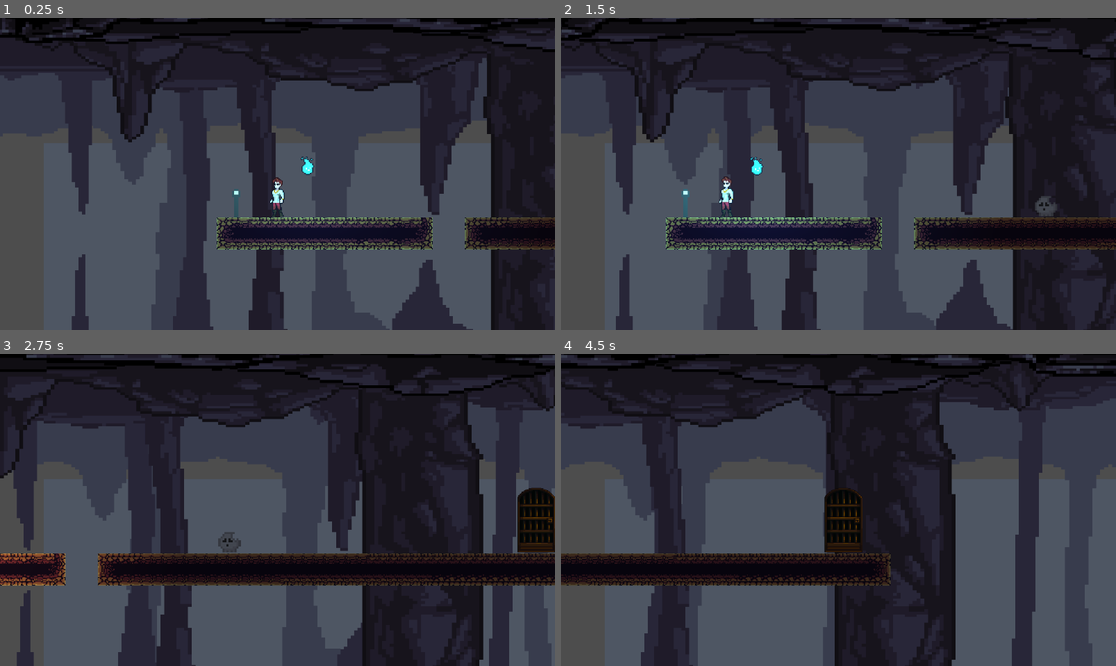
Above: before the commit, frames 1-4 (two rows, left to right).
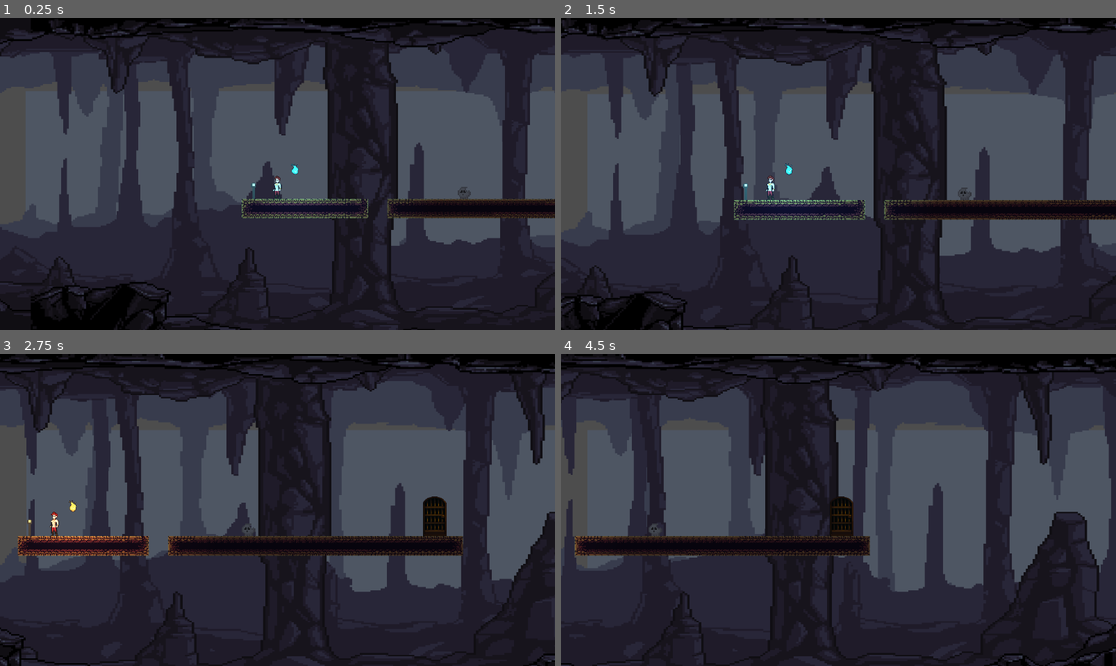
Above: after the commit, the same moments.

Repository: marioccomp/light-devil
Game: Godot game, scene res://scenes/levels/level_01.tscn
The game is run twice, just before and just after one commit, with the same random seed, the same clock (stepped at 60 frames per second) and the same inputs.
Inputs:
- Up to frame 1 (0.25 s): no input
- Up to frame 2 (1.5 s): hold Right (move_right) from 0.53 s (still down); tap Space (jump) at 0.77 s
- Up to frame 3 (2.75 s): tap Space (jump) at 1.52 s; release Right (move_right) at 2.03 s; hold A (move_left) from 2.03 s (still down)
- Up to frame 4 (4.5 s): release A (move_left) at 2.78 s; hold Right (move_right) 2.78-4.28 s; tap Space (jump) at 3.02, 3.77 s; hold A (move_left) from 4.28 s (still down)

The runs differ from the first frame. In frame 1, 58% of the frame differs, in the area x 0-100%, y 0-100%; in frame 2, 59%; in frame 3, 62%; in frame 4, 62%.

Commit message:
slide de camera

Diff:
--- a/scenes/levels/level_03.tscn
+++ b/scenes/levels/level_03.tscn
@@ -32,8 +32,6 @@
 [ext_resource type="Script" uid="uid://bcjydbt83jfxd" path="res://scripts/light_crystal.gd" id="31_v0by6"]
 [ext_resource type="Texture2D" uid="uid://dkyv7m5ws1k01" path="res://assets/interactables/crystals/crystal_5_64x64_12f_20d.png" id="32_uqjib"]
 [ext_resource type="Script" uid="uid://cye2vrwkd2guh" path="res://scripts/animated_loop_sprite.gd" id="33_lqtvr"]
-[ext_resource type="Script" uid="uid://6o5v8mtctm0u" path="res://scripts/shadow_gate.gd" id="34_jy88k"]
-[ext_resource type="Texture2D" uid="uid://cp1a2ow8ey0sb" path="res://assets/interactables/shrines/crystal_dark_64x64_12f_20d.png" id="35_mt38o"]
 [ext_resource type="Script" uid="uid://dvuwv5fwp42xo" path="res://scripts/false_floor.gd" id="36_om8jl"]
 [ext_resource type="PackedScene" uid="uid://wlfie5vbnm8i" path="res://scenes/player/player.tscn" id="37_u7cis"]
 [ext_resource type="Script" uid="uid://b2o7h1t7cf3u2" path="res://scripts/pet_light_bar.gd" id="38_1np1t"]
@@ -166,9 +164,6 @@
 [sub_resource type="RectangleShape2D" id="RectangleShape2D_50wog"]
 size = Vector2(585.6027, 41)
 
-[sub_resource type="RectangleShape2D" id="RectangleShape2D_v3kn6"]
-size = Vector2(730.5882, 48)
-
 [sub_resource type="RectangleShape2D" id="RectangleShape2D_1ey3t"]
 size = Vector2(2000, 100)
 
@@ -427,9 +422,6 @@
 [sub_resource type="RectangleShape2D" id="RectangleShape2D_bkk2g"]
 size = Vector2(90, 120)
 
-[sub_resource type="RectangleShape2D" id="RectangleShape2D_a2yw4"]
-size = Vector2(110, 120)
-
 [sub_resource type="RectangleShape2D" id="RectangleShape2D_sii0r"]
 size = Vector2(38, 33.17169)
 
@@ -1003,9 +995,6 @@
 [sub_resource type="RectangleShape2D" id="RectangleShape2D_0xw4o"]
 size = Vector2(4000, 160)
 
-[sub_resource type="RectangleShape2D" id="RectangleShape2D_7c247"]
-size = Vector2(850, 170)
-
 [sub_resource type="RectangleShape2D" id="RectangleShape2D_1ln2f"]
 size = Vector2(704, 170)
 
@@ -1098,104 +1087,6 @@
 }, {
 "duration": 1.0,
 "texture": SubResource("AtlasTexture_t5bkj")
-}],
-"loop": true,
-"name": &"idle",
-"speed": 12.0
-}]
-
-[sub_resource type="RectangleShape2D" id="RectangleShape2D_4cmdm"]
-size = Vector2(46, 170)
-
-[sub_resource type="RectangleShape2D" id="RectangleShape2D_0p648"]
-size = Vector2(190, 170)
-
-[sub_resource type="AtlasTexture" id="AtlasTexture_cdomo"]
-atlas = ExtResource("35_mt38o")
-region = Rect2(0, 0, 64, 64)
-
-[sub_resource type="AtlasTexture" id="AtlasTexture_jscet"]
-atlas = ExtResource("35_mt38o")
-region = Rect2(64, 0, 64, 64)
-
-[sub_resource type="AtlasTexture" id="AtlasTexture_giccb"]
-atlas = ExtResource("35_mt38o")
-region = Rect2(128, 0, 64, 64)
-
-[sub_resource type="AtlasTexture" id="AtlasTexture_c3xj0"]
-atlas = ExtResource("35_mt38o")
-region = Rect2(192, 0, 64, 64)
-
-[sub_resource type="AtlasTexture" id="AtlasTexture_6mx5h"]
-atlas = ExtResource("35_mt38o")
-region = Rect2(256, 0, 64, 64)
-
-[sub_resource type="AtlasTexture" id="AtlasTexture_j7wsw"]
-atlas = ExtResource("35_mt38o")
-region = Rect2(320, 0, 64, 64)
-
-[sub_resource type="AtlasTexture" id="AtlasTexture_k3wlf"]
-atlas = ExtResource("35_mt38o")
-region = Rect2(384, 0, 64, 64)
-
-[sub_resource type="AtlasTexture" id="AtlasTexture_pma08"]
-atlas = ExtResource("35_mt38o")
-region = Rect2(448, 0, 64, 64)
-
-[sub_resource type="AtlasTexture" id="AtlasTexture_4vgpn"]
-atlas = ExtResource("35_mt38o")
-region = Rect2(512, 0, 64, 64)
-
-[sub_resource type="AtlasTexture" id="AtlasTexture_m5kmd"]
-atlas = ExtResource("35_mt38o")
-region = Rect2(576, 0, 64, 64)
-
-[sub_resource type="AtlasTexture" id="AtlasTexture_47k8j"]
-atlas = ExtResource("35_mt38o")
-region = Rect2(640, 0, 64, 64)
-
-[sub_resource type="AtlasTexture" id="AtlasTexture_hurca"]
-atlas = ExtResource("35_mt38o")
-region = Rect2(704, 0, 64, 64)
-
-[sub_resource type="SpriteFrames" id="SpriteFrames_tjxvn"]
-animations = [{
-"frames": [{
-"duration": 1.0,
-"texture": SubResource("AtlasTexture_cdomo")
-}, {
-"duration": 1.0,
-"texture": SubResource("AtlasTexture_jscet")
-}, {
-"duration": 1.0,
-"texture": SubResource("AtlasTexture_giccb")
-}, {
-"duration": 1.0,
-"texture": SubResource("AtlasTexture_c3xj0")
-}, {
-"duration": 1.0,
-"texture": SubResource("AtlasTexture_6mx5h")
-}, {
-"duration": 1.0,
-"texture": SubResource("AtlasTexture_j7wsw")
-}, {
-"duration": 1.0,
-"texture": SubResource("AtlasTexture_k3wlf")
-}, {
-"duration": 1.0,
-"texture": SubResource("AtlasTexture_pma08")
-}, {
-"duration": 1.0,
-"texture": SubResource("AtlasTexture_4vgpn")
-}, {
-"duration": 1.0,
-"texture": SubResource("AtlasTexture_m5kmd")
-}, {
-"duration": 1.0,
-"texture": SubResource("AtlasTexture_47k8j")
-}, {
-"duration": 1.0,
-"texture": SubResource("AtlasTexture_hurca")
 }],
 "loop": true,
 "name": &"idle",
@@ -1575,24 +1466,6 @@
 offset_bottom = 20.0
 color = Color(0.5568628, 0.5568628, 0.5568628, 1)
 
-[node name="UpperFloor02" type="StaticBody2D" parent="World" unique_id=2117396687]
-position = Vector2(2150, 210)
-scale = Vector2(0.85, 0.85)
-
-[node name="CollisionShape2D" type="CollisionShape2D" parent="World/UpperFloor02" unique_id=2046134176]
-position = Vector2(1.7646484, 3.9999847)
-scale = Vector2(1.0000002, 1.0000002)
-shape = SubResource("RectangleShape2D_v3kn6")
-disabled = true
-
-[node name="Visual" type="ColorRect" parent="World/UpperFloor02" unique_id=1967239273]
-visible = false
-offset_left = -360.0
-offset_top = -20.0
-offset_right = 360.0
-offset_bottom = 20.0
-color = Color(0.5568628, 0.5568628, 0.5568628, 1)
-
 [node name="DeathZoneBottom" type="Area2D" parent="World" unique_id=716769776]
 position = Vector2(3500, 1500)
 scale = Vector2(4, 1)
@@ -1605,7 +1478,7 @@
 [node name="Markers" type="Node2D" parent="World" unique_id=1885258038]
 
 [node name="FinalDoorMarker" type="Marker2D" parent="World/Markers" unique_id=919020940]
-position = Vector2(5950, 435)
+position = Vector2(4350, 286)
 
 [node name="StartDoorMarker" type="Marker2D" parent="World/Markers" unique_id=604217684]
 position = Vector2(120, 435)
@@ -1976,21 +1849,6 @@
 offset_bottom = -125.0
 color = Color(0.64036494, 0.43455917, 0.213599, 1)
 
-[node name="TriggerTrapUp" type="Area2D" parent="World/Hazards" unique_id=321108893]
-position = Vector2(2000, 255)
-script = ExtResource("24_a10ds")
-trap_block_path = NodePath("../TrapBlockUp")
-
-[node name="CollisionShape2D" type="CollisionShape2D" parent="World/Hazards/TriggerTrapUp" unique_id=1138091741]
-shape = SubResource("RectangleShape2D_a2yw4")
-
-[node name="Visual" type="ColorRect" parent="World/Hazards/TriggerTrapUp" unique_id=1423614382]
-offset_left = -55.0
-offset_top = -60.0
-offset_right = 55.0
-offset_bottom = 60.0
-color = Color(0.3762989, 0.3980494, 0.1739834, 1)
-
 [node name="TriggerCentralBall01" type="Area2D" parent="World/Hazards" unique_id=284267773]
 position = Vector2(2160, 790)
 script = ExtResource("24_a10ds")
@@ -2284,6 +2142,7 @@
 script = ExtResource("28_ka1dv")
 
 [node name="OrangePortalExit03" type="Node2D" parent="World/Portals" unique_id=1506575237]
+visible = false
 position = Vector2(1330, 785)
 
 [node name="PortalLight" type="PointLight2D" parent="World/Portals/OrangePortalExit03" unique_id=28245824]
@@ -2347,30 +2206,6 @@
 shape = SubResource("RectangleShape2D_0xw4o")
 
 [node name="LightGameplay" type="Node2D" parent="World" unique_id=1080885536]
-
-[node name="ShadowZoneSpikes01" type="Area2D" parent="World/LightGameplay" unique_id=1245418933]
-position = Vector2(5120, 435)
-script = ExtResource("30_cctgy")
-drain_per_second = 0.3
-minimum_light_power = 0.1
-shadow_color = Color(0.023459109, 0.11765314, 0.18033516, 1)
-min_shadow_blend = 0.25
-max_shadow_blend = 0.72
-transition_speed = 5.5
-
-[node name="CollisionShape2D" type="CollisionShape2D" parent="World/LightGameplay/ShadowZoneSpikes01" unique_id=2040808038]
-scale = Vector2(0.8, 1)
-shape = SubResource("RectangleShape2D_7c247")
-
-[node name="Visual" type="ColorRect" parent="World/LightGameplay/ShadowZoneSpikes01" unique_id=788082174]
-visible = false
-z_index = -10
-offset_left = -425.0
-offset_top = -85.0
-offset_right = -385.0
-offset_bottom = -45.0
-scale = Vector2(170, 170)
-color = Color(0.078431375, 0.101960786, 0.3019608, 0.13725491)
 
 [node name="ShadowZoneBait01" type="Area2D" parent="World/LightGameplay" unique_id=556953318]
 position = Vector2(4320, 435)
@@ -2507,58 +2342,6 @@
 rotation = 0.00045749056
 shape = SubResource("RectangleShape2D_1m78e")
 
-[node name="ShadowGate01" type="StaticBody2D" parent="World/LightGameplay" unique_id=1125825789]
-position = Vector2(2220, 255)
-script = ExtResource("34_jy88k")
-required_light_power = 0.7
-recharge_crystal_path = NodePath("../CentralLightCrystal03")
-
-[node name="CollisionShape2D" type="CollisionShape2D" parent="World/LightGameplay/ShadowGate01" unique_id=1792535045]
-shape = SubResource("RectangleShape2D_4cmdm")
-
-[node name="Sensor" type="Area2D" parent="World/LightGameplay/ShadowGate01" unique_id=11598564]
-
-[node name="CollisionShape2D" type="CollisionShape2D" parent="World/LightGameplay/ShadowGate01/Sensor" unique_id=2016795613]
-shape = SubResource("RectangleShape2D_0p648")
-
-[node name="GateLight" type="PointLight2D" parent="World/LightGameplay/ShadowGate01" unique_id=2117559153]
-color = Color(0.6570166, 0.6855572, 1, 1)
-energy = 1.2
-texture = ExtResource("20_nip07")
-texture_scale = 0.7
-
-[node name="LockedLabel" type="Label" parent="World/LightGameplay/ShadowGate01" unique_id=995835802]
-visible = false
-offset_left = -55.0
-offset_top = -148.0
-offset_right = 290.0
-offset_bottom = -125.0
-text = "Luz fraca! Recolha cristais para abrir o portal"
-
-[node name="Visual" type="Node2D" parent="World/LightGameplay/ShadowGate01" unique_id=326116067]
-
-[node name="SealBeam" type="ColorRect" parent="World/LightGameplay/ShadowGate01/Visual" unique_id=1595875930]
-offset_left = -12.0
-offset_top = -85.0
-offset_right = 12.0
-offset_bottom = 85.0
-color = Color(0.50980395, 0.59607846, 0.8980392, 0.5294118)
-
-[node name="ShrineTop" type="AnimatedSprite2D" parent="World/LightGameplay/ShadowGate01/Visual" unique_id=1302287486]
-z_index = 7
-position = Vector2(0, -92)
-sprite_frames = SubResource("SpriteFrames_tjxvn")
-animation = &"idle"
-script = ExtResource("33_lqtvr")
-
-[node name="ShrineBottom" type="AnimatedSprite2D" parent="World/LightGameplay/ShadowGate01/Visual" unique_id=669098194]
-z_index = 7
-position = Vector2(0, 92)
-scale = Vector2(1, -1)
-sprite_frames = SubResource("SpriteFrames_tjxvn")
-animation = &"idle"
-script = ExtResource("33_lqtvr")
-
 [node name="BlueFallingBlock03" type="AnimatableBody2D" parent="World" unique_id=1920131042]
 position = Vector2(1280, 520)
 rotation = 1.5707964
@@ -2700,7 +2483,7 @@
 collision_enabled = false
 
 [node name="Player" parent="." unique_id=574415046 instance=ExtResource("37_u7cis")]
-position = Vector2(45, 456)
+position = Vector2(57, 475)
 death_limit_y = 1600.0
 death_limit_left_x = -250.0
 death_limit_right_x = 4800.0
@@ -2836,4 +2619,3 @@
 
 [node name="LevelManager" type="Node" parent="." unique_id=1096244592]
 script = ExtResource("39_yonad")
-play_intro_camera = false
--- a/scripts/camera_2d.gd
+++ b/scripts/camera_2d.gd
@@ -1,5 +1,18 @@
 extends Camera2D
+@export_group("Intro Camera Zoom")
 
+@export var intro_zoom := Vector2(0.85, 0.85)
+
+@export_range(0.1, 3.0, 0.05)
+var intro_zoom_out_time: float = 0.60
+
+@export_range(0.0, 20.0, 0.10)
+var intro_zoom_hold_time: float = 8.40
+
+@export_range(0.1, 3.0, 0.05)
+var intro_zoom_return_time: float = 0.60
+
+@export_group("")
 var default_zoom: Vector2
 var default_position: Vector2
 
@@ -53,7 +66,7 @@
 		intro_tween.kill()
 
 	reset_camera()
-
+	zoom = Vector2(0.8, 0.8)
 	var start_global_position := global_position
 
 	# Mantém a altura inicial da câmera.
@@ -64,7 +77,23 @@
 	)
 
 	intro_tween = create_tween()
+	zoom_tween = create_tween()
 
+	zoom_tween.tween_property(
+		self,
+		"zoom",
+		intro_zoom,
+		intro_zoom_out_time
+	).set_trans(Tween.TRANS_SINE).set_ease(Tween.EASE_IN_OUT)
+
+	zoom_tween.tween_interval(intro_zoom_hold_time)
+
+	zoom_tween.tween_property(
+		self,
+		"zoom",
+		default_zoom,
+		intro_zoom_return_time
+	).set_trans(Tween.TRANS_SINE).set_ease(Tween.EASE_IN_OUT)
 	intro_tween.tween_interval(0.25)
 
 	intro_tween.tween_property(
Not shown: 1 places in scenes/player/player.tscn that only renumber resources
